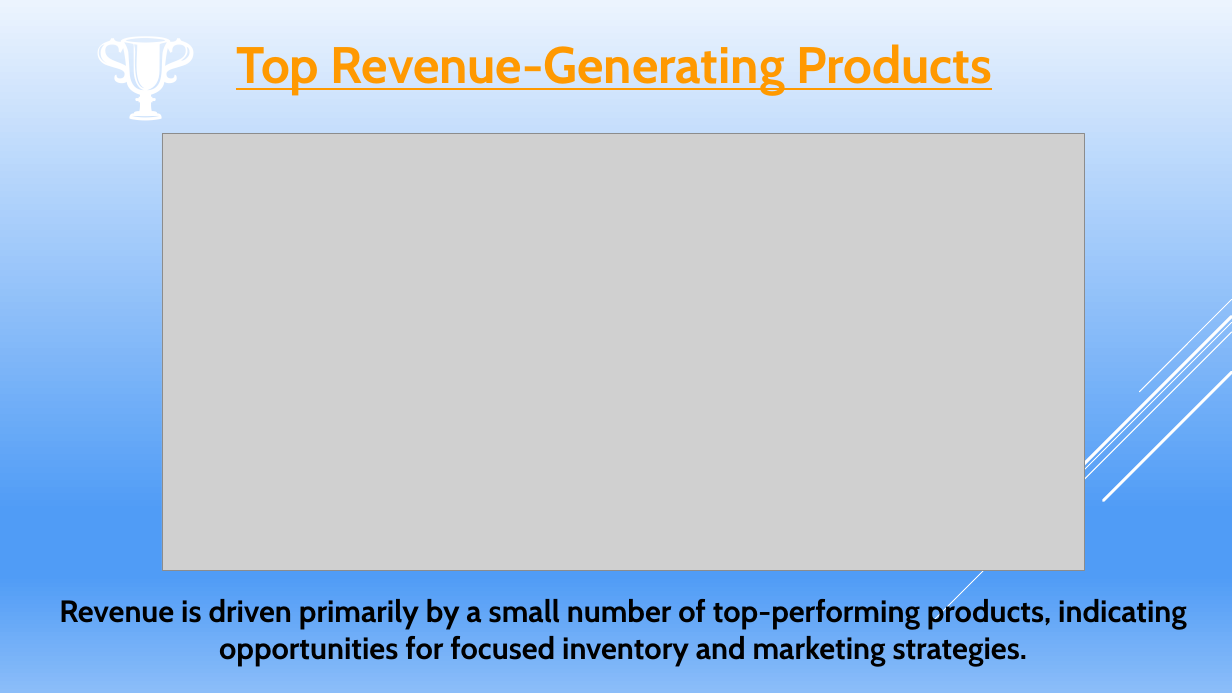
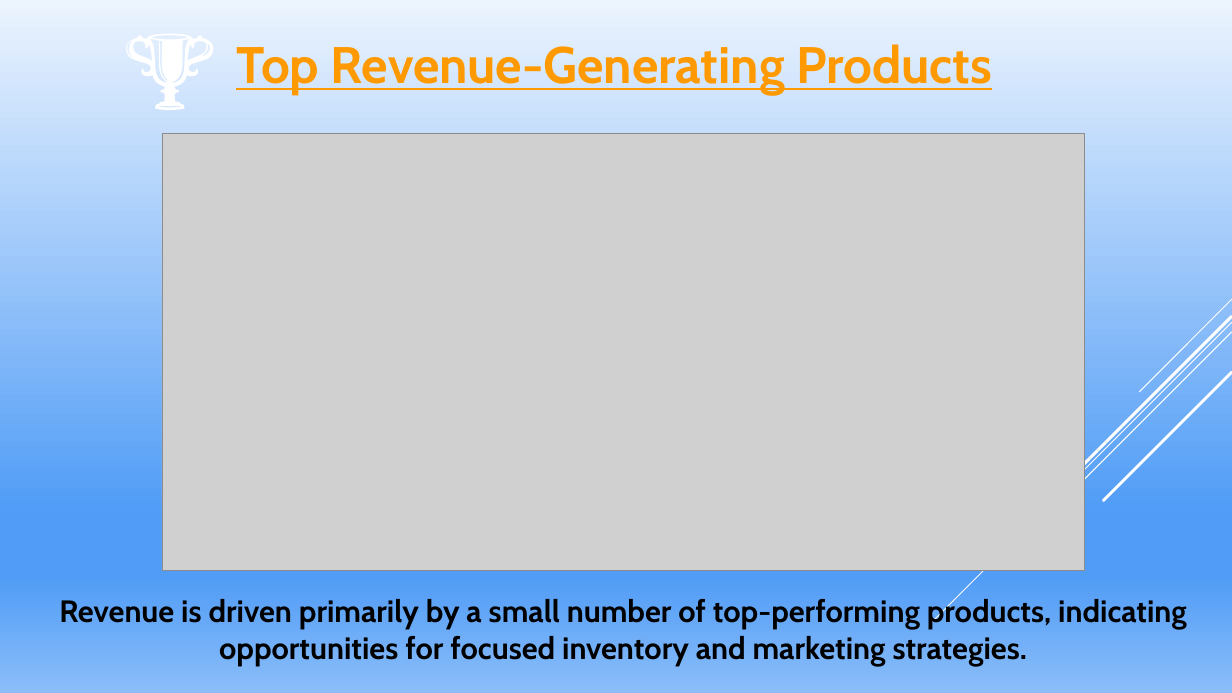
Before and after one commit to Inette289/sales-performance-and-customer-insights, a slide deck: slide 5 of reports/2024 Sales Performance & Customer Insights Dashboard 2.pptx. Drawn at 1232x693 pixels with LibreOffice and Linux fonts; fonts in the diff are those of the drawing; grey boxes stand for pictures. Boxes give left, top, right and bottom in pixels: in the first picture for what was removed or moved away, otherwise in the second. Text is boxed around its words. In the diff, an @@ line names an element or a change of style, - is before the commit and + after.

```diff
--- a/reports/2024 Sales Performance & Customer Insights Dashboard 2.pptx
+++ b/reports/2024 Sales Performance & Customer Insights Dashboard 2.pptx
@@ text "🏆": place and size @@
-text "🏆" at box(85, 0, 701, 146)
+text "🏆" at box(114, 0, 730, 134)
@@ text "🏆" at box(114, 0, 730, 134): size 88 to 80 pt @@
```
Also in this commit, not shown: 4 other slides changed, 4 other files.
